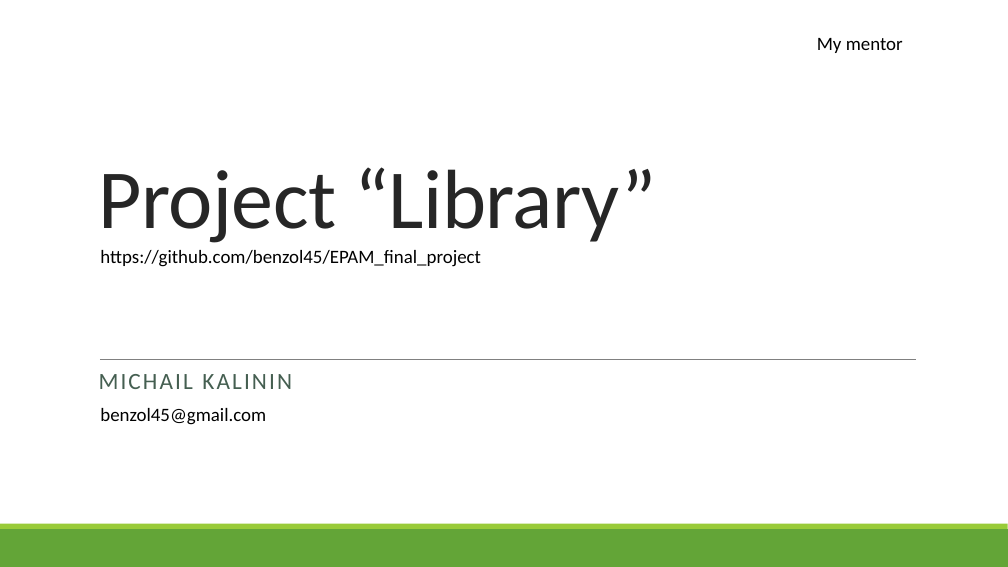
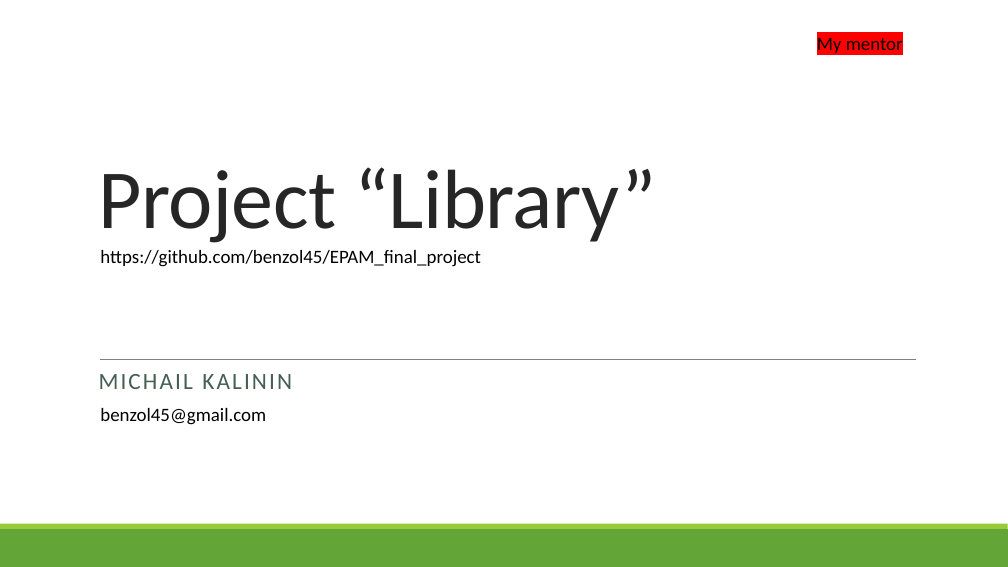
Before and after one commit to benzol45/EPAM_final_project, a slide deck: slide 1 of Library.pptx. Drawn at 1008x567 pixels with LibreOffice and Linux fonts; fonts in the diff are those of the drawing. Boxes give left, top, right and bottom in pixels: in the first picture for what was removed or moved away, otherwise in the second. Text is boxed around its words. In the diff, an @@ line names an element or a change of style, - is before the commit and + after.

```diff
--- a/Library.pptx
+++ b/Library.pptx
@@ text "My mentor" at (817,38,903,53): highlight none to #FF0000 @@
```
Also in this commit, not shown: 2 other slides changed, 8 other files.
